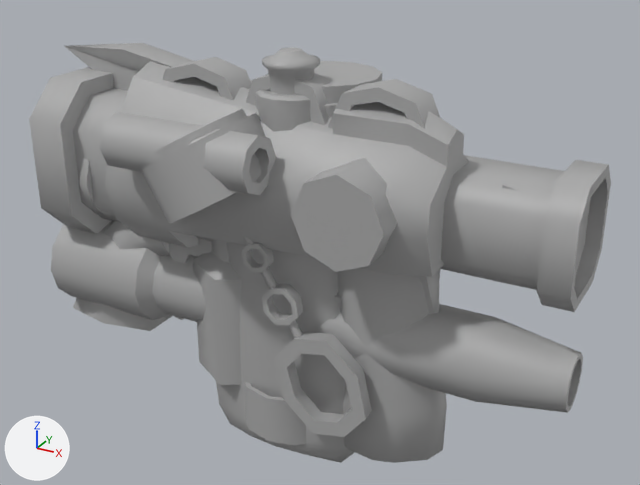
Before and after pictures for a commit that changed the FBX model Assets/Meshes/ItemPickups/PickupItems_v03.fbx.
Camera for both pictures: a camera (50 mm lens) standing at (1.55, -2.61, 1.4) and looking at (0.07, 0.07, 0.06). Every picture has the same lights, and +X, +Y and +Z are marked at lower left. The older version comes first. Where no turn or scale is listed for an object, it has been applied to the vertices.

Objects in the first picture: 'Blowpipe_v03', 'BubbleBottle_v03', 'BubbleGun_v03', 'Homing_v03', 'Revolver_v03', 'RocketLauncher_v03', 'Soap_v03', 'Trident_v03'.
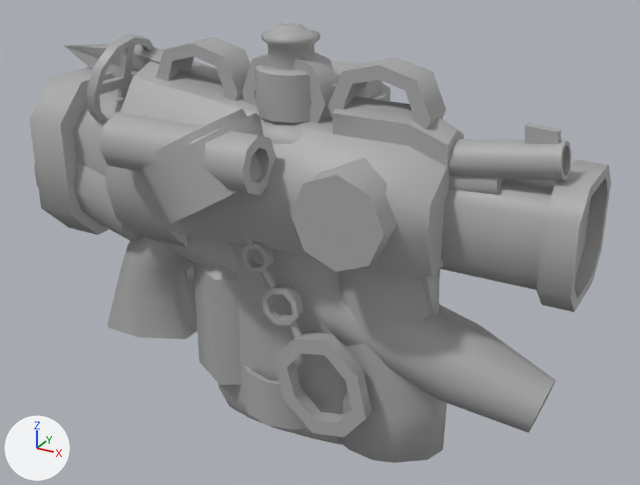
Edits to the bpy script that builds the scene:
```text
Change ob_soap_v03:
    ob_soap_v03.location: (0.0, 0.0, 0.0) -> (0.0, 0.0, 0.085)
Change ob_blowpipe_v03:
    ob_blowpipe_v03.location: (0.0, 0.0, 0.0) -> (0.0, 0.0, 0.157)
    ob_blowpipe_v03.rotation_euler: (1.571, 0.0, 0.0) -> (1.571, 0.273, 0.0)  # degrees (90, 0, 0) -> degrees (90, 16, 0)
Change ob_revolver_v03:
    ob_revolver_v03.location: (0.0, 0.0, 0.0) -> (0.119, 0.0, 0.098)
    ob_revolver_v03.rotation_euler: (1.571, 0.0, 0.0) -> (1.571, -0.137, 0.0)  # degrees (90, 0, 0) -> degrees (90, -7.8, 0)
Change ob_trident_v03:
    ob_trident_v03.location: (0.0, 0.0, 0.0) -> (0.0, 0.0, 0.072)
```

Pixel boxes (x1, y1, x2, y2) of what changed, in the pictures (640 x 485 px):
'Blowpipe_v03', moved, turned: before (51, 159, 583, 413); after (34, 34, 556, 433)
'Soap_v03', moved: before (216, 47, 355, 463); after (218, 22, 345, 445)
'Revolver_v03', moved, turned (mostly hidden before): before (73, 184, 518, 331); after (107, 123, 572, 339)
'Trident_v03', moved (mostly hidden): before (162, 57, 440, 446); after (156, 37, 446, 430)
